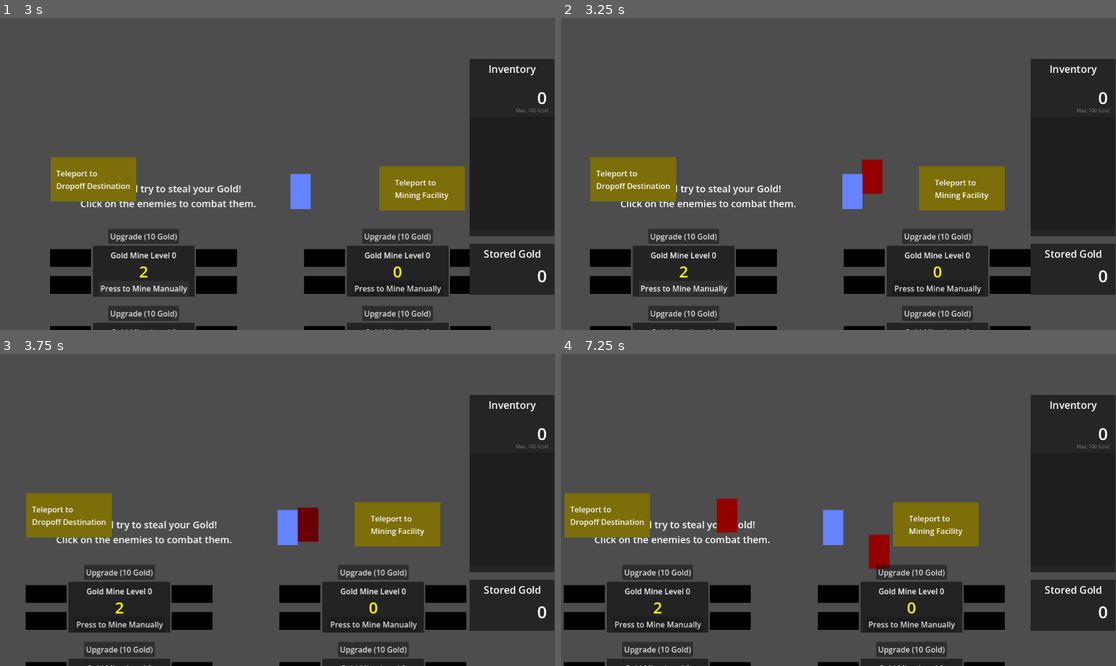
Above: before the commit, frames 1-4 (two rows, left to right).
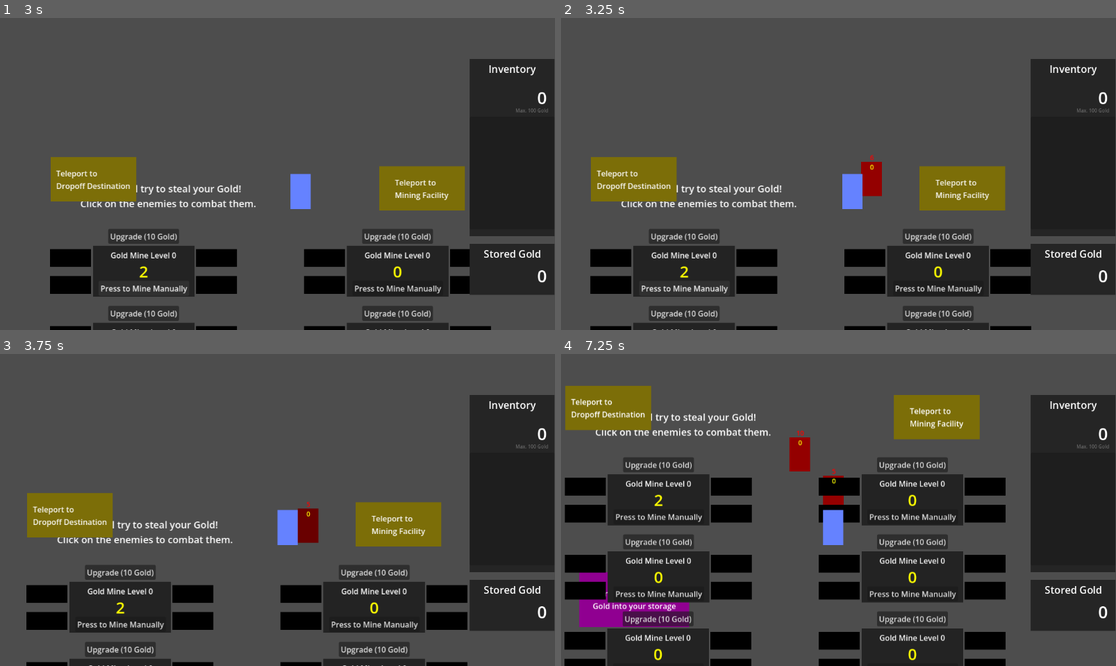
Above: after the commit, the same moments.

Repository: matrndev/gold-game
Game: Godot game, scene res://scenes/dropoff_maze.tscn
Same seed, same stepped clock (60 frames per second), same inputs: the game is played once before the commit and once after it. This scene is started directly instead of the project's main scene.
Inputs (mouse positions are in pixels of both pictures, inside the frame that each line leads up to):
- Up to frame 1 (3 s): click "Upgrade (10 Gold)" at 0.5 s; click "OK" at 1.25 s; click "Press to Mine Manually" at 2 s; tap Enter at 2.75 s; hold D (move_right) from 2.78 s (still down)
- Up to frame 2 (3.25 s): keep holding D (move_right)
- Up to frame 3 (3.75 s): release D (move_right) at 3.5 s; click (310, 522) at 3.5 s
- Up to frame 4 (7.25 s): hold S (move_down) 4.28-5.03 s; hold D (move_right) 5.03-5.78 s; hold W (move_up) 5.78-6.53 s; hold A (move_left) from 6.53 s (still down)

Frame 1 is identical in both runs. In frame 2, 2.7% of the frame differs, in the area x 5-85%, y 43-100%; in frame 3, 3.1%; in frame 4, 34%, in the area x 0-81%, y 10-100%.

Commit message:
make enemies show their stats + random health and speed

Diff:
--- a/scenes/enemy.tscn
+++ b/scenes/enemy.tscn
@@ -10,6 +10,35 @@
 
 [node name="Enemy" type="CharacterBody2D" unique_id=1309421750]
 script = ExtResource("1_7p1mj")
+
+[node name="HealthLabel" type="Label" parent="." unique_id=734429852]
+anchors_preset = 5
+anchor_left = 0.5
+anchor_right = 0.5
+offset_left = 7.5
+offset_top = -19.0
+offset_right = 35.5
+offset_bottom = 4.0
+grow_horizontal = 2
+theme_override_colors/font_color = Color(1, 0, 0, 1)
+theme_override_font_sizes/font_size = 14
+text = "7"
+horizontal_alignment = 1
+
+[node name="GoldStolenLabel" type="Label" parent="." unique_id=331072611]
+z_index = 1
+anchors_preset = 5
+anchor_left = 0.5
+anchor_right = 0.5
+offset_left = 7.5
+offset_top = 1.0
+offset_right = 35.5
+offset_bottom = 24.0
+grow_horizontal = 2
+theme_override_colors/font_color = Color(1, 1, 0, 1)
+theme_override_font_sizes/font_size = 14
+text = "100"
+horizontal_alignment = 1
 
 [node name="ColorRect" type="ColorRect" parent="." unique_id=1461643249]
 offset_right = 43.0
--- a/scripts/dropoff_maze.gd
+++ b/scripts/dropoff_maze.gd
@@ -7,4 +7,6 @@
 	enemy_scene = load("res://scenes/enemy.tscn").instantiate()
 	enemy_scene.position.x = randi_range(0, 1152)
 	enemy_scene.position.x = randi_range(0, 648)
+	enemy_scene.health = randi_range(3, 10)
+	enemy_scene.movement_speed = randf_range(100.0, 200.0)
 	add_child(enemy_scene)
--- a/scripts/enemy.gd
+++ b/scripts/enemy.gd
@@ -3,6 +3,7 @@
 @export var movement_speed: float = 150.0
 @export var health: int = 8
 var movement_target_position: Vector2
+var gold_stolen: int = 0
 
 @onready var navigation_agent: NavigationAgent2D = $NavigationAgent2D
 
@@ -10,6 +11,8 @@
 func _ready() -> void:
 	navigation_agent.path_desired_distance = 4.0
 	navigation_agent.target_desired_distance = 4.0
+	$HealthLabel.text = str(health)
+	$GoldStolenLabel.text = str(gold_stolen)
 
 	actor_setup.call_deferred()
 
@@ -47,7 +50,9 @@
 	if StoredStats.gold_inventory <= 0:
 		return
 	StoredStats.gold_inventory -= 1
-	StoredStats.gold_transactions.append(-1)
+	gold_stolen += 1
+	$GoldStolenLabel.text = str(gold_stolen)
+	StoredStats.add_transaction(-1, "Enemy")
 
 var tween: Tween
 func _on_kill_button_pressed() -> void:
@@ -58,5 +63,6 @@
 	tween.tween_property($ColorRect, "modulate", Color.WHITE, 0.3)
 
 	health -= 1
+	$HealthLabel.text = str(health)
 	if health == 0:
 		queue_free()
